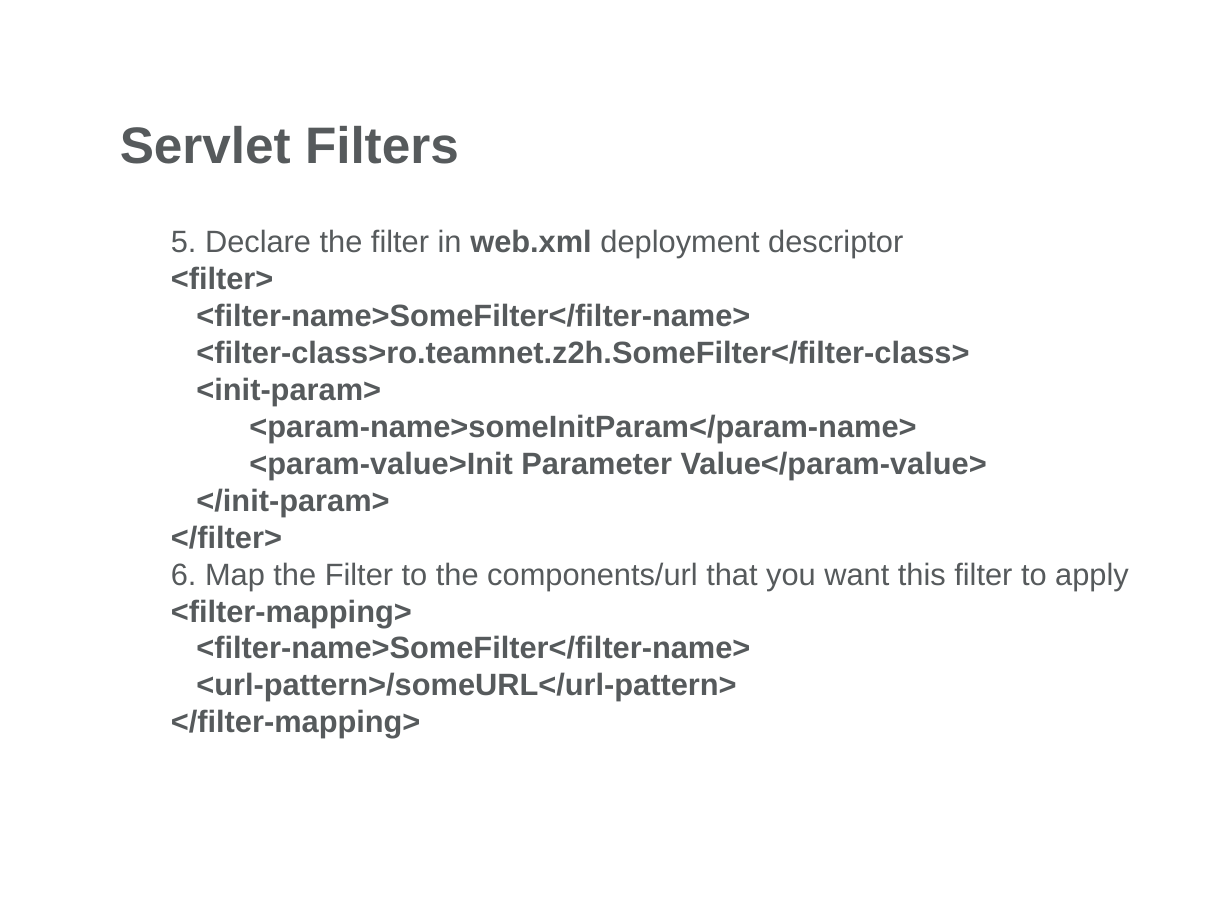
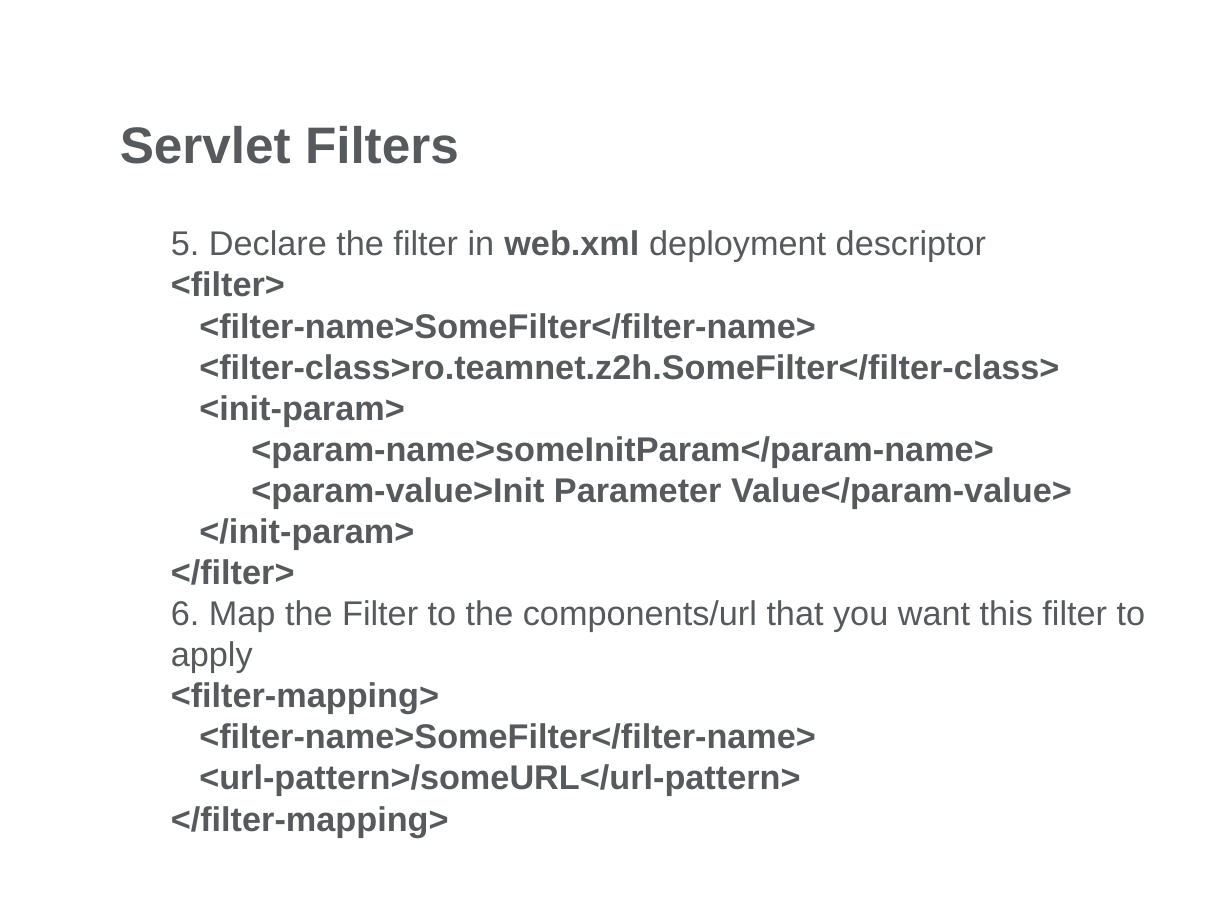
Before and after one commit to mihalceama/JavaDocs, a slide deck: slide 23 of Servlets/Day2/Docs/Web Presentation-Part2.pptx. Drawn at 1232x924 pixels with LibreOffice and Linux fonts; fonts in the diff are those of the drawing; background and template pictures are left out. Boxes give left, top, right and bottom in pixels: in the first picture for what was removed or moved away, otherwise in the second. Text is boxed around its words. In the diff, an @@ line names an element or a change of style, - is before the commit and + after.

```diff
--- a/Servlets/Day2/Docs/Web Presentation-Part2.pptx
+++ b/Servlets/Day2/Docs/Web Presentation-Part2.pptx
@@ text "5. Declare the filter in ..." at (171, 230, 1146, 837): size 18 to 20 pt @@
```
Also in this commit, not shown: 12 other slides changed, 1 other file.
